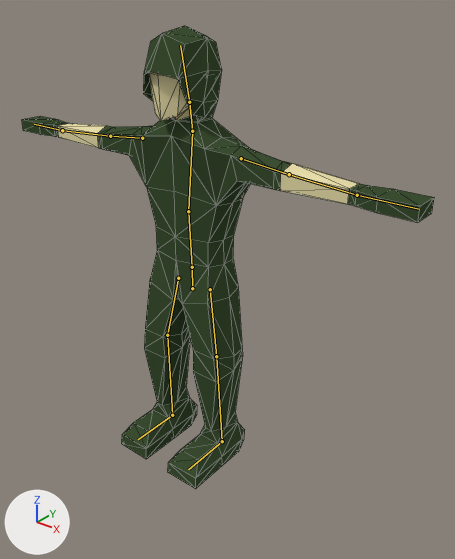
The Blender file Assets/3D/SimpleHuman.blend as it was, and as the next commit left it.
Rendered twice from a 50 mm lens placed at (1.7, -1.87, 1.19), pointed at (0.22, -0.03, 0.05). Every picture has the same lights, and +X, +Y and +Z are marked at lower left. The bones that bend it are drawn over the model as lines. Mesh edges are drawn as thin lines.

Names of what the first picture shows: 'Hood', 'HumanMesh'.
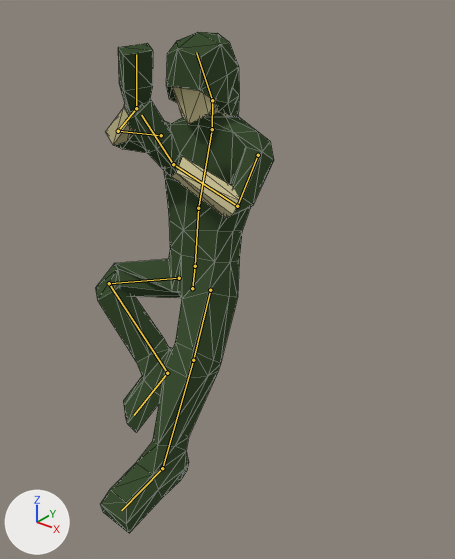
The newer file adds an action. The first version stands in its rest pose; the second is drawn at frame 1 of the action 'Grapnel_Swing'.

Patch to the scene script:
```diff
--- a/Assets/3D/SimpleHuman.blend.py
+++ b/Assets/3D/SimpleHuman.blend.py
@@ bone_pelvis @@
 bone_pelvis = bpy.data.objects['Human'].pose.bones['Pelvis']
-bone_pelvis.rotation_quaternion = (1.0, 0.0, 0.0, 0.0)  # degrees (0, 0, 0)
+bone_pelvis.rotation_quaternion = (0.996, 0.087, 0.0, 0.0)  # degrees (10, 0, 0)
@@ bone_upperarm_r @@
 bone_upperarm_r = bpy.data.objects['Human'].pose.bones['UpperArm.r']  # child of 'Chest'
-bone_upperarm_r.rotation_quaternion = (1.0, 0.0, 0.0, 0.0)  # degrees (0, 0, 0)
+bone_upperarm_r.rotation_quaternion = (0.663, -0.586, 0.378, -0.273)  # degrees (-88, 10, -55)
@@ bone_lowerarm_r @@
 bone_lowerarm_r = bpy.data.objects['Human'].pose.bones['LowerArm.r']  # child of 'UpperArm.r'
-bone_lowerarm_r.rotation_quaternion = (1.0, 0.0, 0.0, 0.0)  # degrees (0, 0, 0)
+bone_lowerarm_r.rotation_quaternion = (0.823, -0.442, -0.044, -0.353)  # degrees (-49, -23, -36)
@@ bone_hand_r @@
 bone_hand_r = bpy.data.objects['Human'].pose.bones['Hand.r']  # child of 'LowerArm.r'
-bone_hand_r.rotation_quaternion = (1.0, 0.0, 0.0, 0.0)  # degrees (0, 0, 0)
+bone_hand_r.rotation_quaternion = (0.934, -0.08, -0.118, 0.328)  # degrees (-13, -10, 40)
@@ bone_upperarm_l @@
 bone_upperarm_l = bpy.data.objects['Human'].pose.bones['UpperArm.l']  # child of 'Chest'
-bone_upperarm_l.rotation_quaternion = (1.0, 0.0, 0.0, 0.0)  # degrees (0, 0, 0)
+bone_upperarm_l.rotation_quaternion = (0.711, -0.412, 0.154, 0.548)  # degrees (-34, 42, 62)
@@ bone_lowerarm_l @@
 bone_lowerarm_l = bpy.data.objects['Human'].pose.bones['LowerArm.l']  # child of 'UpperArm.l'
-bone_lowerarm_l.rotation_quaternion = (1.0, 0.0, 0.0, 0.0)  # degrees (0, 0, 0)
+bone_lowerarm_l.rotation_quaternion = (0.716, -0.688, 0.018, -0.115)  # degrees (-87, -8, -11)
@@ bone_hand_l @@
 bone_hand_l = bpy.data.objects['Human'].pose.bones['Hand.l']  # child of 'LowerArm.l'
-bone_hand_l.rotation_quaternion = (1.0, 0.0, 0.0, 0.0)  # degrees (0, 0, 0)
+bone_hand_l.rotation_quaternion = (0.963, -0.191, 0.096, -0.161)  # degrees (-24, 7, -20)
@@ bone_head @@
 bone_head = bpy.data.objects['Human'].pose.bones['Head']  # child of 'Neck'
-bone_head.rotation_quaternion = (1.0, 0.0, 0.0, 0.0)  # degrees (0, 0, 0)
+bone_head.rotation_quaternion = (0.976, 0.216, 0.0, 0.0)  # degrees (25, 0, 0)
@@ bone_upperleg_r @@
 bone_upperleg_r = bpy.data.objects['Human'].pose.bones['UpperLeg.r']  # child of 'Pelvis'
-bone_upperleg_r.rotation_quaternion = (1.0, 0.0, 0.0, 0.0)  # degrees (0, 0, 0)
+bone_upperleg_r.rotation_quaternion = (0.697, -0.55, 0.438, 0.14)  # degrees (-89, 50, -26)
@@ bone_lowerleg_r @@
 bone_lowerleg_r = bpy.data.objects['Human'].pose.bones['LowerLeg.r']  # child of 'UpperLeg.r'
-bone_lowerleg_r.rotation_quaternion = (1.0, 0.0, 0.0, 0.0)  # degrees (0, 0, 0)
+bone_lowerleg_r.rotation_quaternion = (0.574, 0.819, 0.0, 0.0)  # degrees (110, 0, 0)
@@ bone_foot_r @@
 bone_foot_r = bpy.data.objects['Human'].pose.bones['Foot.r']  # child of 'LowerLeg.r'
-bone_foot_r.rotation_quaternion = (1.0, 0.0, 0.0, 0.0)  # degrees (0, 0, 0)
+bone_foot_r.rotation_quaternion = (0.985, -0.174, 0.0, 0.0)  # degrees (-20, 0, 0)
@@ bone_upperleg_l @@
 bone_upperleg_l = bpy.data.objects['Human'].pose.bones['UpperLeg.l']  # child of 'Pelvis'
-bone_upperleg_l.rotation_quaternion = (1.0, 0.0, 0.0, 0.0)  # degrees (0, 0, 0)
+bone_upperleg_l.rotation_quaternion = (0.985, -0.174, 0.0, 0.0)  # degrees (-20, 0, 0)
@@ bone_foot_l @@
 bone_foot_l = bpy.data.objects['Human'].pose.bones['Foot.l']  # child of 'LowerLeg.l'
-bone_foot_l.rotation_quaternion = (1.0, 0.0, 0.0, 0.0)  # degrees (0, 0, 0)
+bone_foot_l.rotation_quaternion = (0.924, -0.383, 0.0, 0.0)  # degrees (-45, 0, 0)
```

What differs and where, as boxes (x1, y1, x2, y2) in the pictures (455 x 559 px):
'HumanMesh', posed (57% narrower, 17% taller): before (22, 71, 434, 489); after (96, 43, 274, 533)
'Hood', posed (7% narrower, 11% shorter): before (143, 26, 222, 122); after (166, 32, 239, 117)
bone 'Pelvis', root to tip: before (192, 288) to (192, 267); after (192, 288) to (195, 266)
bone 'UpperArm.r', root to tip: before (142, 138) to (110, 136); after (161, 135) to (118, 131)
bone 'LowerArm.r', root to tip: before (110, 136) to (62, 130); after (118, 131) to (136, 108)
bone 'Hand.r', root to tip: before (62, 130) to (34, 124); after (136, 108) to (136, 54)
bone 'UpperArm.l', root to tip: before (241, 158) to (289, 174); after (258, 155) to (237, 206)
bone 'LowerArm.l', root to tip: before (289, 174) to (357, 195); after (237, 206) to (173, 164)
bone 'Hand.l', root to tip: before (357, 195) to (419, 209); after (173, 164) to (141, 115)
bone 'Head', root to tip: before (189, 102) to (180, 45); after (212, 100) to (196, 52)
bone 'UpperLeg.r', root to tip: before (178, 278) to (167, 335); after (179, 278) to (109, 283)
bone 'LowerLeg.r', root to tip: before (167, 335) to (172, 415); after (109, 283) to (167, 373)
bone 'Foot.r', root to tip: before (172, 415) to (138, 439); after (167, 373) to (134, 415)
bone 'UpperLeg.l', root to tip: before (210, 289) to (216, 356); after (210, 290) to (193, 360)
bone 'Foot.l', root to tip: before (222, 441) to (188, 469); after (162, 468) to (121, 510)
